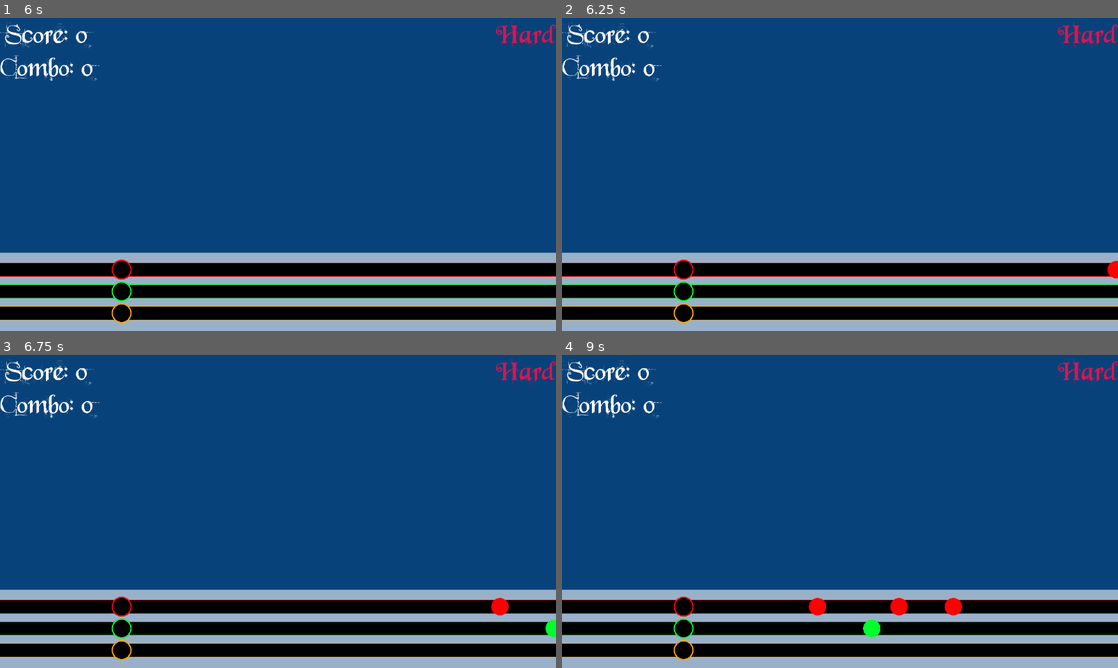
Above: before the commit, frames 1-4 (two rows, left to right).
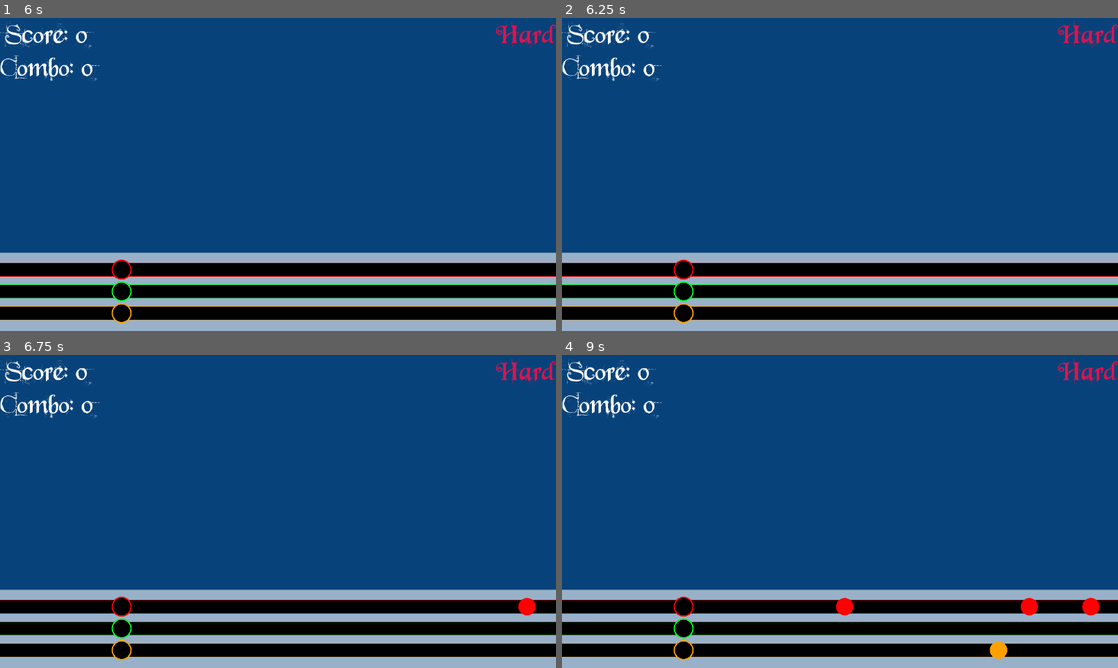
Above: after the commit, the same moments.

Repository: gregpennefather/jingle-cats
Game: Godot game, scene res://GameScene.tscn
Same seed, same stepped clock (60 frames per second), same inputs: the game is played once before the commit and once after it. Video files are missing from this copy of the repository; at most half a second of black plays in their place.
Inputs:
- Up to frame 1 (6 s): tap Enter at 0.5, 2, 3.5 s; hold Right (ui_right) 0.53-1.28 s; tap Space at 1.25, 2.75, 4.25 s; hold Down (ui_down) 1.28-2.03 s; hold Right (ui_right) 2.03-3.53 s; hold Left (ui_left) 3.53-5.03 s; hold Down (ui_down) 5.03-5.78 s; hold Right (ui_right) from 5.78 s (still down)
- Up to frame 2 (6.25 s): keep holding Right (ui_right)
- Up to frame 3 (6.75 s): keep holding Right (ui_right)
- Up to frame 4 (9 s): release Right (ui_right) at 8.03 s; hold Down (ui_down) 8.03-8.78 s; hold Left (ui_left) from 8.78 s (still down)

Frame 1 is identical in both runs. In frame 2, less than 0.1% of the frame differs, in the area x 98-100%, y 77-84%; in frame 3, 0.4%; in frame 4, 1.1%, in the area x 44-97%, y 77-98%.

Commit message:
Expanding out the note timing

Diff:
--- a/Bars/NoteBars.gd
+++ b/Bars/NoteBars.gd
@@ -7,11 +7,11 @@
 signal note_hit
 signal note_failed
 
-const FIRST_NOTE_OFFSET = 10.25
-const NOTE_LENGTH = 0.25
-const RED_BAR_NOTES = [Note.NoteType.G_Long, Note.NoteType.E_Long]
-const GREEN_BAR_NOTES = [Note.NoteType.A_Long]
-const BLUE_BAR_NOTES = [Note.NoteType.A_Short]
+const FIRST_NOTE_OFFSET = 10.5
+const NOTE_LENGTH = 0.565
+const RED_BAR_NOTES = [Note.NoteType.G_Long, Note.NoteType.E_Long, Note.NoteType.CBottom_Long, Note.NoteType.DBottom_Long, Note.NoteType.CTop_Long]
+const GREEN_BAR_NOTES = [Note.NoteType.A_Long, Note.NoteType.B_Long, Note.NoteType.DTop_Long, Note.NoteType.F_Short]
+const BLUE_BAR_NOTES = [Note.NoteType.A_Short, Note.NoteType.B_Short, Note.NoteType.FTop_long, Note.NoteType.ETop_Long]
 
 # Called when the node enters the scene tree for the first time.
 func _ready():
@@ -55,7 +55,7 @@
 	return notes
 
 func note_index_to_playtime(index):
-	return FIRST_NOTE_OFFSET + (NOTE_LENGTH * index)
+	return FIRST_NOTE_OFFSET + (NOTE_LENGTH * (index-1))
 
 func noteStringToEnum(noteTypeString):
 	if (noteTypeString == 'A_Long'):
@@ -68,6 +68,8 @@
 		return Note.NoteType.B_Short
 	if (noteTypeString == 'CBottom_Long'):
 		return Note.NoteType.CBottom_Long
+	if (noteTypeString == 'CTop_Long'):
+		return Note.NoteType.CTop_Long
 	if (noteTypeString == 'DBottom_Long'):
 		return Note.NoteType.DBottom_Long
 	if (noteTypeString == 'DTop_Long'):
@@ -78,7 +80,7 @@
 		return Note.NoteType.ETop_Long
 	if (noteTypeString == 'F_Short'):
 		return Note.NoteType.F_Short
-	if (noteTypeString == 'FTop_long'):
+	if (noteTypeString == 'FTop_Long'):
 		return Note.NoteType.FTop_long
 	if (noteTypeString == 'G_Long'):
 		return Note.NoteType.G_Long
--- a/Bars/Notes/Note.gd
+++ b/Bars/Notes/Note.gd
@@ -26,7 +26,6 @@
 
 func set_note_audio(audio_stream):
 	get_node("AudioPlayer").stream = audio_stream
-	print(get_node("AudioPlayer").stream)
 
 func _process(delta):
 	position = position - Vector2(NOTE_SPEED * delta, 0)
--- a/Bars/SpawnPoint.gd
+++ b/Bars/SpawnPoint.gd
@@ -38,7 +38,7 @@
 		Note.NoteType.DBottom_Long:
 			note.note_audio = DBottom_Long
 		Note.NoteType.DTop_Long:
-			note.note_audio = DBottom_Long
+			note.note_audio = DTop_Long
 		Note.NoteType.E_Long:
 			note.note_audio = E_Long
 		Note.NoteType.ETop_Long:
--- a/notes.json
+++ b/notes.json
@@ -1,18 +1,192 @@
 [
   {
-    "index": 0,
+    "index": 1,
     "note": "G_Long"
   },
   {
-    "index": 2,
-    "note": "A_Long"
+    "index": 3.5,
+    "note": "A_Short"
   },
   {
-    "index": 3,
+    "index": 4,
     "note": "G_Long"
   },
   {
     "index": 5,
     "note": "E_Long"
-  }
+  },
+    {
+    "index": 9,
+    "note": "G_Long"
+    },
+    {
+    "index": 11.5,
+    "note": "A_Short"
+    },
+    {
+    "index": 12,
+    "note": "G_Long"
+    },
+    {
+    "index": 13,
+    "note": "E_Long"
+    },
+    {
+        "phrase": 2,
+        "index": 17,
+        "note": "DTop_Long"
+    },
+    {
+        "index": 20,
+        "note": "DTop_Long"
+    },
+    {
+        "index": 21,
+        "note": "B_Long"
+    },
+    {
+        "index": 25,
+        "note": "CTop_Long"
+    },
+    {
+        "index": 28,
+        "note": "CTop_Long"
+    },
+    {
+        "index": 29,
+        "note": "G_Long"
+    },
+    {
+        "phrase": 3,
+        "index": 33,
+        "note": "A_Long"
+    },
+    {
+        "index": 36,
+        "note": "A_Long"
+    },
+    {
+        "index": 37,
+        "note": "CTop_Long"
+    },
+    {
+        "index": 39.5,
+        "note": "B_Short"
+    },
+    {
+        "index": 40,
+        "note": "A_Long"
+    },
+    {
+        "index": 41,
+        "note": "G_Long"
+    },
+    {
+        "index": 43.5,
+        "note": "A_Short"
+    },
+    {
+        "index": 44,
+        "note": "G_Long"
+    },
+    {
+        "index": 45,
+        "note": "E_Long"
+    },
+    {
+        "phrase": 4,
+        "index": 49,
+        "note": "A_Long"
+    },
+    {
+        "index": 52,
+        "note": "A_Long"
+    },
+    {
+        "index": 53,
+        "note": "CTop_Long"
+    },
+    {
+        "index": 55.5,
+        "note": "B_Short"
+    },
+    {
+        "index": 56,
+        "note": "A_Long"
+    },
+    {
+        "index": 57,
+        "note": "G_Long"
+    },
+    {
+        "index": 59.5,
+        "note": "A_Short"
+    },
+    {
+        "index": 60,
+        "note": "G_Long"
+    },
+    {
+        "index": 61,
+        "note": "E_Long"
+    },
+    {
+        "phrase": 5,
+        "index": 65,
+        "note": "DTop_Long"
+    },
+    {
+        "index": 68,
+        "note": "DTop_Long"
+    },
+    {
+        "index": 69,
+        "note": "FTop_Long"
+    },
+    {
+        "index": 71.5,
+        "note": "DTop_Long"
+    },
+    {
+        "index": 72,
+        "note": "B_Short"
+    },
+    {
+        "index": 73,
+        "note": "CTop_Long"
+    },
+    {
+        "index": 77,
+        "note": "ETop_Long"
+    },
+    {
+        "phrase": 6,
+        "index": 81,
+        "note": "CTop_Long"
+    },
+    {
+        "index": 83.5,
+        "note": "G_Long"
+    },
+    {
+        "index": 84,
+        "note": "E_Long"
+    },
+    {
+        "index": 85,
+        "note": "G_Long"
+    },
+    {
+        "index": 87.5,
+        "note": "F_Short"
+    },
+    {
+        "index": 88,
+        "note": "DBottom_Long"
+    },
+    {
+        "end_index_after": 93,
+        "index": 89,
+        "note": "CBottom_Long"
+    }
 ]
